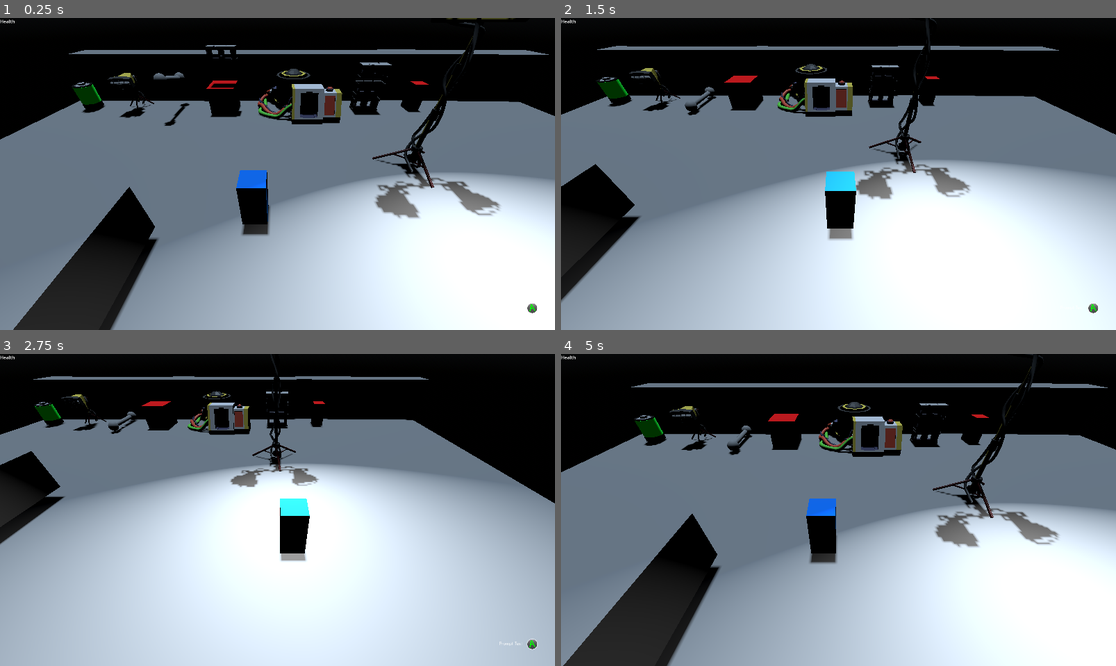
Above: before the commit, frames 1-4 (two rows, left to right).
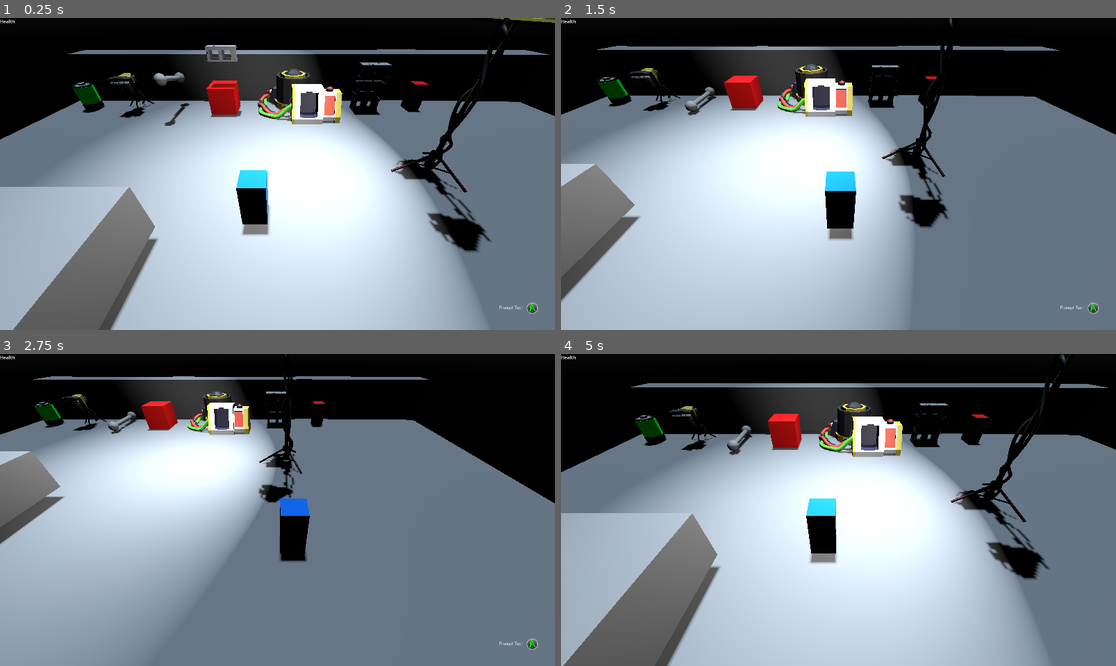
Above: after the commit, the same moments.

Repository: joshandersn/power
Game: Godot game, scene res://Scenes/main.tscn
The game is run twice, just before and just after one commit, with the same random seed, the same clock (stepped at 60 frames per second) and the same inputs.
Inputs (mouse positions are in pixels of both pictures, inside the frame that each line leads up to):
- Up to frame 1 (0.25 s): no input
- Up to frame 2 (1.5 s): move the mouse to (960, 158) at 0.52 s; hold D (move_right) 0.53-1.28 s; right-click (960, 158) at 0.6 s; move the mouse to (727, 189) at 1.27 s; hold S (move_down) from 1.28 s (still down); click (727, 189) at 1.35 s
- Up to frame 3 (2.75 s): move the mouse to (333, 441) at 2.02 s; release S (move_down) at 2.03 s; hold D (move_right) from 2.03 s (still down); tap E (use_cable) at 2.1 s
- Up to frame 4 (5 s): move the mouse to (810, 572) at 2.77 s; release D (move_right) at 2.78 s; hold W (move_up) 2.78-3.53 s; right-click (810, 572) at 2.85 s; move the mouse to (1005, 556) at 3.52 s; hold A (move_left) from 3.53 s (still down); click (1005, 556) at 3.6 s; move the mouse to (672, 463) at 4.27 s; tap E (use_cable) at 4.35 s

The runs differ from the first frame. In frame 1, 59% of the frame differs, in the area x 0-100%, y 0-100%; in frame 2, 59%; in frame 3, 63%; in frame 4, 60%.

Commit message:
AI improvments

Diff:
--- a/Entities/enemy.gd
+++ b/Entities/enemy.gd
@@ -15,7 +15,7 @@
 
 	var input_dir: Vector3
 	if target:
-		if abs(position - target.position) > Vector3(0.4, 0.4, 0.4):
+		if (position - target.position).length() > 1:
 			if !is_hesitant:
 				if near_light_source:
 					input_dir = (position - target.position)
@@ -34,7 +34,10 @@
 
 	move_and_slide()
 
-var random = RandomNumberGenerator.new()
+func get_new_target() -> void:
+	randomize()
+	var rindex = randi() % Game.defences.size()
+	target = Game.defences[rindex]
 
 func _on_detection_body_entered(body: Node3D) -> void:
 	if body.is_in_group("Player"):
@@ -46,29 +49,27 @@
 	is_hesitant = true
 	$HesitateTimer.start()
 
+
 func _on_hesitate_timer_timeout() -> void:
 	is_hesitant = false
-	var r = random.randf_range(0, 1)
-	print(Game.enemy_count)
-	for i in Game.defences:
-		if r > 0.5:
-			target = i
-		else:
-			target = null
+	get_new_target()
 
-var reached_player: Node3D
+var reached_target: Node3D
 
 func _on_hitbox_body_entered(body: Node3D) -> void:
-	if "is_player" in body:
-		reached_player = body
+	if "is_player" in body or body.is_in_group("Defence"):
+		reached_target = body
 		if !$HitTimer.time_left:
 			$HitTimer.start()
 
 func _on_hitbox_body_exited(body: Node3D) -> void:
-	if "is_player" in body:
-		reached_player = null
+	if "is_player" in body or body.is_in_group("Defence"):
+		reached_target = null
 		$HitTimer.stop()
 
 func _on_hit_timer_timeout() -> void:
-	if reached_player:
-		reached_player.take_damage()
+	if reached_target:
+		reached_target.goblin_action()
+		randomize()
+		if (randi() % 2):
+			get_new_target()
--- a/Entities/enemy.tscn
+++ b/Entities/enemy.tscn
@@ -13,9 +13,10 @@
 size = Vector3(0.5, 1, 0.5)
 
 [sub_resource type="BoxShape3D" id="BoxShape3D_qutdp"]
+size = Vector3(0.5, 1, 0.5)
 
 [sub_resource type="SphereShape3D" id="SphereShape3D_2lt1e"]
-radius = 0.895491
+radius = 1.0
 
 [node name="Enemy" type="CharacterBody3D" groups=["Enemy"]]
 collision_layer = 4
@@ -43,7 +44,7 @@
 
 [node name="Hitbox" type="Area3D" parent="."]
 collision_layer = 0
-collision_mask = 4
+collision_mask = 6
 monitorable = false
 
 [node name="CollisionShape3D" type="CollisionShape3D" parent="Hitbox"]
--- a/Entities/player.gd
+++ b/Entities/player.gd
@@ -16,7 +16,7 @@
 func lose():
 	Game.lose.emit()
 
-func take_damage() -> void:
+func goblin_action() -> void:
 	if health > 0:
 		$Control/VigAnim.play("FadeIn")
 		health -= 1
--- a/Gadgets/Car.tscn
+++ b/Gadgets/Car.tscn
@@ -1,4 +1,6 @@
-[gd_scene load_steps=4 format=3 uid="uid://hsyxg1ydgpg0"]
+[gd_scene load_steps=5 format=3 uid="uid://hsyxg1ydgpg0"]
+
+[ext_resource type="Script" path="res://Gadgets/car.gd" id="1_hqwy1"]
 
 [sub_resource type="BoxShape3D" id="BoxShape3D_y6q3k"]
 size = Vector3(3.60352, 1, 4.45605)
@@ -10,6 +12,7 @@
 size = Vector3(2, 1, 3)
 
 [node name="Car" type="Area3D" groups=["Defence"]]
+script = ExtResource("1_hqwy1")
 
 [node name="Area3D" type="CollisionShape3D" parent="."]
 shape = SubResource("BoxShape3D_y6q3k")
--- /dev/null
+++ b/Gadgets/car.gd
@@ -0,0 +1,4 @@
+extends Area3D
+
+func goblin_action() -> void:
+	print("goblin hit ", self)
--- a/Items/WorkLight.tscn
+++ b/Items/WorkLight.tscn
@@ -35,8 +35,7 @@
 collision_layer = 2
 lock_rotation = true
 script = ExtResource("1_stoc6")
-start_active = null
-item_resource = SubResource("Resource_2hhci")
+item_resource = SubResource("Resource_8c7sx")
 
 [node name="lightMesh" type="MeshInstance3D" parent="."]
 transform = Transform3D(0.651328, 0, 0, 0, 0.0820489, -0.4266, 0, 0.501866, 0.0697438, 0.00538091, 0.491795, -0.430372)
--- a/Items/WorkLightTall.tscn
+++ b/Items/WorkLightTall.tscn
@@ -32,12 +32,11 @@
 [sub_resource type="SphereShape3D" id="SphereShape3D_83ln2"]
 radius = 0.756222
 
-[node name="WorkLightTall" type="RigidBody3D" groups=["Item", "Socket"]]
+[node name="WorkLightTall" type="RigidBody3D" groups=["Defence", "Item", "Socket"]]
 collision_layer = 2
 lock_rotation = true
 script = ExtResource("1_3ojxu")
-start_active = null
-item_resource = SubResource("Resource_14kww")
+item_resource = SubResource("Resource_lphfi")
 
 [node name="lightMesh" type="MeshInstance3D" parent="."]
 transform = Transform3D(0.596574, -0.209053, -0.034385, -0.000460287, 0.138279, -0.321507, 0.26112, 0.477862, 0.0779917, 1.05127, 3.22892, -0.182806)
--- a/Items/work_light.gd
+++ b/Items/work_light.gd
@@ -17,6 +17,9 @@
 		$ConeLight.active = true
 		$ConeLight.update_item()
 	item_resource = load("res://Items/WorkLight.tres").duplicate()
+
+func goblin_action() -> void:
+	print("goblin hit ", self)
 
 func receive_power(_amt: int):
 	update_item()
--- a/Scenes/level01.tscn
+++ b/Scenes/level01.tscn
@@ -75,7 +75,8 @@
 
 [node name="WorkLight" parent="." instance=ExtResource("4_410tk")]
 transform = Transform3D(-0.999279, 0, -0.0385304, 0, 1, 0, 0.0385304, 0, -0.999279, -12.2503, 0.831654, -3.80756)
-item_resource = SubResource("Resource_83kk3")
+start_active = false
+item_resource = SubResource("Resource_oqhbv")
 
 [node name="Block2" parent="." instance=ExtResource("6_vu8qr")]
 transform = Transform3D(6.67257, 0, -0.0325407, 0, 2.52389, 0, 0.199094, 0, 1.09059, 1.45579, 0.774811, -5.59845)
@@ -126,7 +127,7 @@
 one_time = true
 
 [node name="WorkLightTall" parent="." instance=ExtResource("17_vp5uv")]
-transform = Transform3D(-0.995585, 0, -0.093865, 0, 1, 0, 0.093865, 0, -0.995585, -2.82431, 0.858117, 0.472432)
+transform = Transform3D(0.0271889, 0, 0.99963, 0, 1, 0, -0.99963, 0, 0.0271889, -2.82431, 0.858117, 0.472432)
 start_active = true
 item_resource = SubResource("Resource_eayx0")
 
Not shown: 1 places in Items/WorkLight.tscn that only renumber resources
Not shown: 1 places in Items/WorkLightTall.tscn that only renumber resources
Not shown: 1 places in Scenes/level01.tscn that only renumber resources
